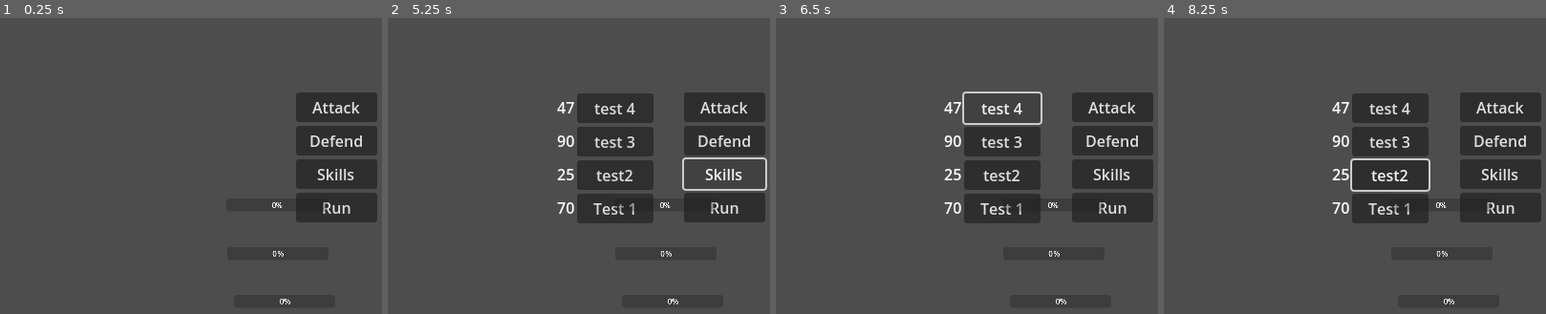
Above: before the commit, frames 1-4 (left to right).
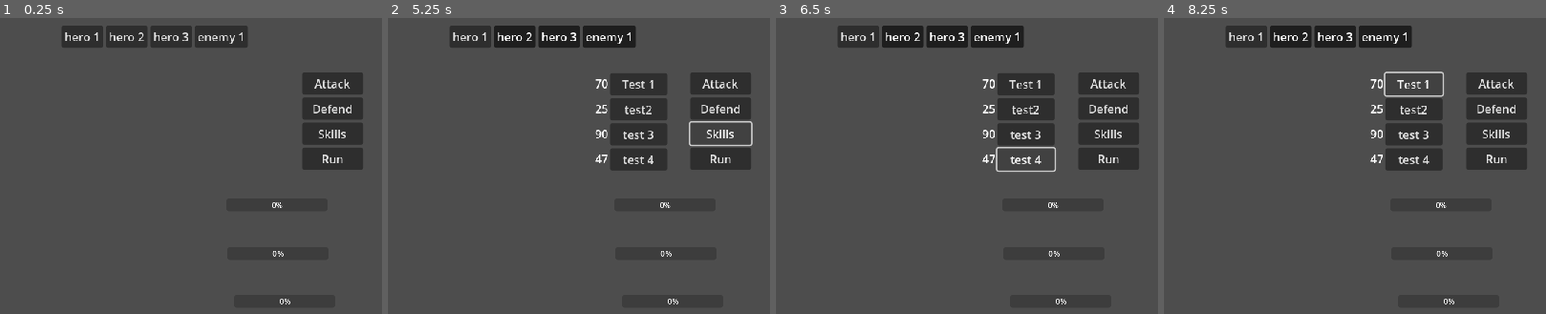
Above: after the commit, the same moments.

Repository: Tigeagle2/Final_team_game_CS399
Game: Godot game, scene res://scenes/battle.tscn
Same seed, same stepped clock (60 frames per second), same inputs: the game is played once before the commit and once after it. This scene is started directly instead of the project's main scene.
Inputs (mouse positions are in pixels of both pictures, inside the frame that each line leads up to):
- Up to frame 1 (0.25 s): no input
- Up to frame 2 (5.25 s): click (472, 35) at 0.5 s, where only the run after the commit has a clickable "hero 1"; click (514, 35) at 1.25 s, where only the run after the commit has a clickable "hero 2"; click (559, 35) at 2 s, where only the run after the commit has a clickable "hero 3"; click (609, 35) at 2.75 s, where only the run after the commit has a clickable "enemy 1"; click "Attack" at 3.5 s; click "Defend" at 4.25 s; click "Skills" at 5 s
- Up to frame 3 (6.5 s): click "test 4" at 5.75 s
- Up to frame 4 (8.25 s): click "test 3" at 6.5 s; click "test2" at 7.25 s; click "Test 1" at 8 s

The runs differ from the first frame. In frame 1, 10% of the frame differs, in the area x 16-99%, y 2-96%; in frame 2, 17%; in frame 3, 17%; in frame 4, 18%.
Error after the commit: Invalid access to property or key 'same_team' on a base object of type 'Nil'. (res://scripts/ui_scripts/fight_ui_scripts/fight_screen_ui.gd:86)

Commit message:
hopefully got a verson 1 of the targeting system

Diff:
--- a/scenes/ui_scenes/fight_screen_ui.tscn
+++ b/scenes/ui_scenes/fight_screen_ui.tscn
@@ -8,10 +8,57 @@
 [node name="fight_screen_ui" type="Node2D"]
 script = ExtResource("1_m417t")
 
+[node name="target_button_container" type="HBoxContainer" parent="."]
+unique_name_in_owner = true
+offset_left = 86.0
+offset_top = 14.0
+offset_right = 502.0
+offset_bottom = 45.0
+scale = Vector2(0.75, 0.75)
+alignment = 1
+
+[node name="target_button_hero_1" type="Button" parent="target_button_container"]
+unique_name_in_owner = true
+layout_mode = 2
+text = "hero 1"
+
+[node name="target_button_hero_2" type="Button" parent="target_button_container"]
+unique_name_in_owner = true
+layout_mode = 2
+toggle_mode = true
+text = "hero 2"
+
+[node name="target_button_hero_3" type="Button" parent="target_button_container"]
+unique_name_in_owner = true
+layout_mode = 2
+toggle_mode = true
+text = "hero 3"
+
+[node name="target_button_enemy_1" type="Button" parent="target_button_container"]
+unique_name_in_owner = true
+layout_mode = 2
+toggle_mode = true
+text = "enemy 1"
+
+[node name="target_button_enemy_2" type="Button" parent="target_button_container"]
+unique_name_in_owner = true
+layout_mode = 2
+toggle_mode = true
+text = "enemy 2"
+
+[node name="target_button_enemy_3" type="Button" parent="target_button_container"]
+unique_name_in_owner = true
+layout_mode = 2
+toggle_mode = true
+text = "enemy 3"
+
 [node name="TabContainer" type="TabContainer" parent="."]
 unique_name_in_owner = true
+offset_left = 104.0
+offset_right = 104.0
+scale = Vector2(0.75, 0.75)
 theme_override_styles/panel = SubResource("StyleBoxEmpty_jqbxl")
-current_tab = 2
+current_tab = 1
 tabs_visible = false
 
 [node name="empty_tab" type="Control" parent="TabContainer"]
@@ -21,20 +68,20 @@
 
 [node name="Button" type="Button" parent="TabContainer/empty_tab"]
 layout_mode = 0
-offset_left = 86.0
-offset_top = 117.0
-offset_right = 410.0
-offset_bottom = 148.0
+offset_left = -13.333336
+offset_top = 182.66666
+offset_right = 319.66666
+offset_bottom = 213.66666
 text = "temp button, changes tab from empty tab"
 
 [node name="hero_ui_1" parent="TabContainer" instance=ExtResource("2_nqjdu")]
 unique_name_in_owner = true
-visible = false
 layout_mode = 2
 metadata/_tab_index = 1
 
 [node name="hero_ui_2" parent="TabContainer" instance=ExtResource("2_nqjdu")]
 unique_name_in_owner = true
+visible = false
 layout_mode = 2
 hero_id = 1
 metadata/_tab_index = 2
@@ -46,6 +93,12 @@
 hero_id = 2
 metadata/_tab_index = 3
 
+[connection signal="pressed" from="target_button_container/target_button_hero_1" to="." method="_on_target_button_hero_1_pressed"]
+[connection signal="pressed" from="target_button_container/target_button_hero_2" to="." method="_on_target_button_hero_2_pressed"]
+[connection signal="pressed" from="target_button_container/target_button_hero_3" to="." method="_on_target_button_hero_3_pressed"]
+[connection signal="pressed" from="target_button_container/target_button_enemy_1" to="." method="_on_target_button_enemy_1_pressed"]
+[connection signal="pressed" from="target_button_container/target_button_enemy_2" to="." method="_on_target_button_enemy_2_pressed"]
+[connection signal="pressed" from="target_button_container/target_button_enemy_3" to="." method="_on_target_button_enemy_3_pressed"]
 [connection signal="pressed" from="TabContainer/empty_tab/Button" to="." method="_on_button_pressed"]
 [connection signal="hero_move" from="TabContainer/hero_ui_1" to="." method="_on_hero_ui_1_hero_move"]
 [connection signal="hero_move" from="TabContainer/hero_ui_2" to="." method="_on_hero_ui_2_1_hero_move"]
--- a/scripts/ui_scripts/fight_ui_scripts/fight_screen_ui.gd
+++ b/scripts/ui_scripts/fight_ui_scripts/fight_screen_ui.gd
@@ -13,12 +13,13 @@
 var target = null
 # Called when the node enters the scene tree for the first time.
 func _ready() -> void:
-	retrieve_all_battlers()
+	call_deferred("retrieve_all_battlers")
 
 # Called every frame. 'delta' is the elapsed time since the previous frame.
 func _process(delta: float) -> void:
 	pass
 func retrieve_all_battlers():
+	await get_tree().create_timer(0.1).timeout
 	all_battlers.clear()
 	var battler_nodes = get_tree().get_nodes_in_group("enemy_battlers")
 	all_battlers.append(hero_ui_1.battler)
@@ -28,6 +29,11 @@
 		if node is Battler:
 			all_battlers.append(node)
 	print("Successfully retrieved ", all_battlers.size(), " battlers!")
+	if all_battlers.size() == 4:
+		%target_button_enemy_2.queue_free()
+		%target_button_enemy_3.queue_free()
+	elif all_battlers.size() == 5:
+		%target_button_enemy_3.queue_free()
 func change_current_tab():
 	if %TabContainer.current_tab == 1:
 		if hero_ui_1.skill_menu_open:
@@ -40,7 +46,10 @@
 			hero_ui_3.toggle_skill_menu()
 	if %TabContainer.current_tab == %TabContainer.get_tab_count() - 1:
 		%TabContainer.set_current_tab(0)
+		%target_button_container.hide()
 	else:
+		if %target_button_container.hidden:
+			%target_button_container.show()
 		%TabContainer.set_current_tab(%TabContainer.current_tab + 1)
 	if %TabContainer.get_current_tab_control().has_method("input_focus") && Input.get_connected_joypads().size() > 0:
 		%TabContainer.get_current_tab_control().input_focus()
@@ -59,13 +68,16 @@
 func _on_hero_ui_1_hero_move(index: int, hero_num: int) -> void:
 	move_index_stored = index
 	hero_num_stored = hero_num
+	target_selection()
 
 func _on_hero_ui_2_1_hero_move(index: int, hero_num: int) -> void:
 	move_index_stored = index
 	hero_num_stored = hero_num
+	target_selection()
 func _on_hero_ui_3_1_hero_move(index: int, hero_num: int) -> void:
 	move_index_stored = index
 	hero_num_stored = hero_num
+	target_selection()
 func target_selection():
 	var target_array
 	if move_index_stored == null || hero_num_stored == null:
@@ -89,3 +101,28 @@
 	if target in target_array:
 		hero_moved.emit(move_index_stored, hero_num_stored, [target])
 		change_current_tab()
+
+
+func _on_target_button_hero_1_pressed() -> void:
+	target = all_battlers[0]
+	target_selection()
+
+func _on_target_button_hero_2_pressed() -> void:
+	target = all_battlers[1]
+	target_selection()
+
+func _on_target_button_hero_3_pressed() -> void:
+	target = all_battlers[2]
+	target_selection()
+
+func _on_target_button_enemy_1_pressed() -> void:
+	target = all_battlers[3]
+	target_selection()
+
+func _on_target_button_enemy_2_pressed() -> void:
+	target = all_battlers[4]
+	target_selection()
+
+func _on_target_button_enemy_3_pressed() -> void:
+	target = all_battlers[5]
+	target_selection()
